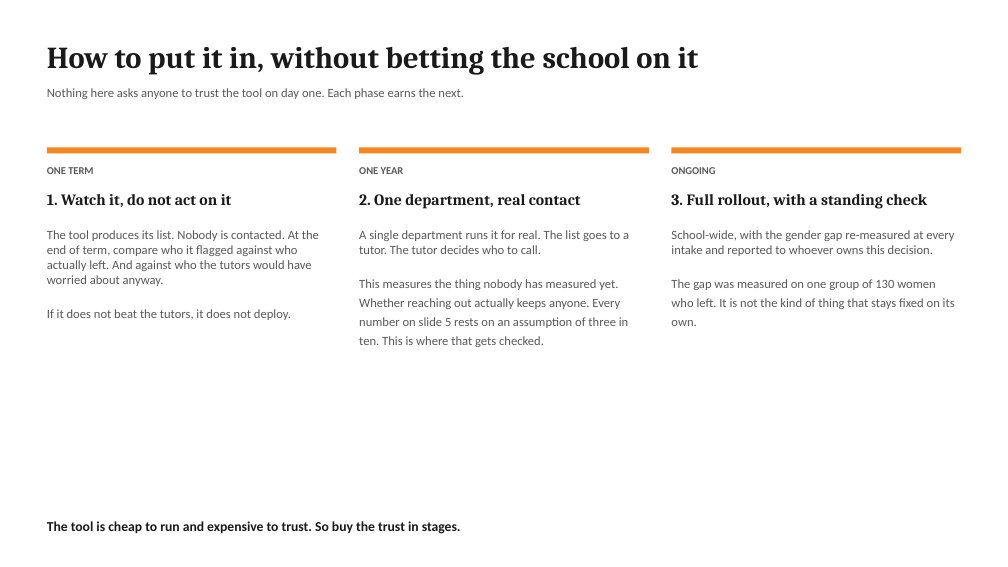
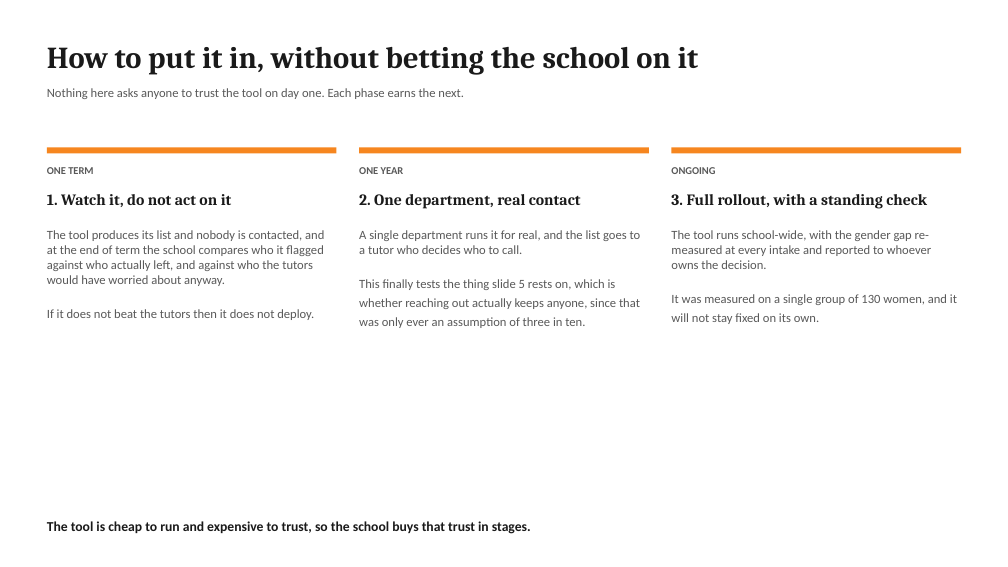
Before and after one commit to jeryldev/pgdaiml-capstone, a slide deck: slide 9 of presentations/business.pptx. Drawn at 1008x567 pixels with LibreOffice and Linux fonts; fonts in the diff are those of the drawing. Boxes give left, top, right and bottom in pixels: in the first picture for what was removed or moved away, otherwise in the second. Text is boxed around its words. In the diff, an @@ line names an element or a change of style, - is before the commit and + after.

```diff
--- a/presentations/business.pptx
+++ b/presentations/business.pptx
@@ text at (x1=47, y1=230, x2=324, y2=320): text changed @@
-The tool produces its list. Nobody is contacted. At the end of term, compare who it flagged against who actually left. And against who the tutors would have worried about anyway.
-If it does not beat the tutors, it does not deploy.
+The tool produces its list and nobody is contacted, and at the end of term the school compares who it flagged against who actually left, and against who the tutors would have worried about anyway.
+If it does not beat the tutors then it does not deploy.
@@ text at (x1=359, y1=230, x2=641, y2=328): text changed @@
-A single department runs it for real. The list goes to a tutor. The tutor decides who to call.
-This measures the thing nobody has measured yet. Whether reaching out actually keeps anyone. Every number on slide 5 rests on an assumption of three in ten. This is where that gets checked.
+A single department runs it for real, and the list goes to a tutor who decides who to call.
+This finally tests the thing slide 5 rests on, which is whether reaching out actually keeps anyone, since that was only ever an assumption of three in ten.
@@ text at (x1=671, y1=230, x2=957, y2=324): text changed @@
-School-wide, with the gender gap re-measured at every intake and reported to whoever owns this decision.
-The gap was measured on one group of 130 women who left. It is not the kind of thing that stays fixed on its own.
+The tool runs school-wide, with the gender gap re-measured at every intake and reported to whoever owns the decision.
+It was measured on a single group of 130 women, and it will not stay fixed on its own.
@@ text at (x1=47, y1=521, x2=531, y2=534): text changed @@
-The tool is cheap to run and expensive to trust. So buy the trust in stages.
+The tool is cheap to run and expensive to trust, so the school buys that trust in stages.
```
Also in this commit, not shown: 8 other slides changed, 9 other files.
